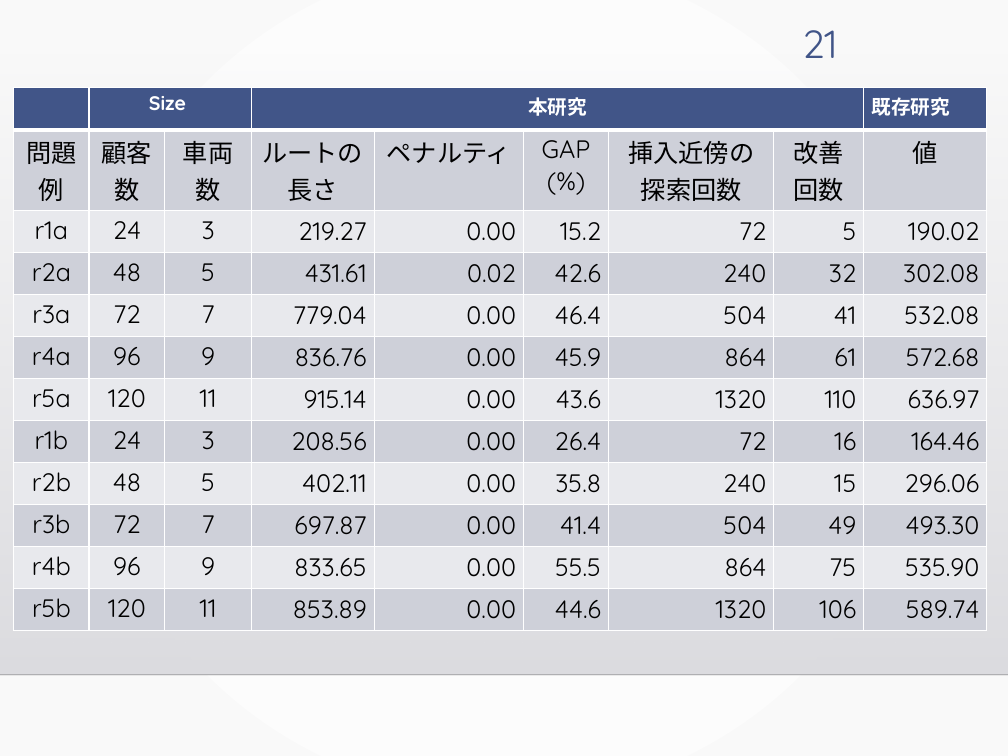
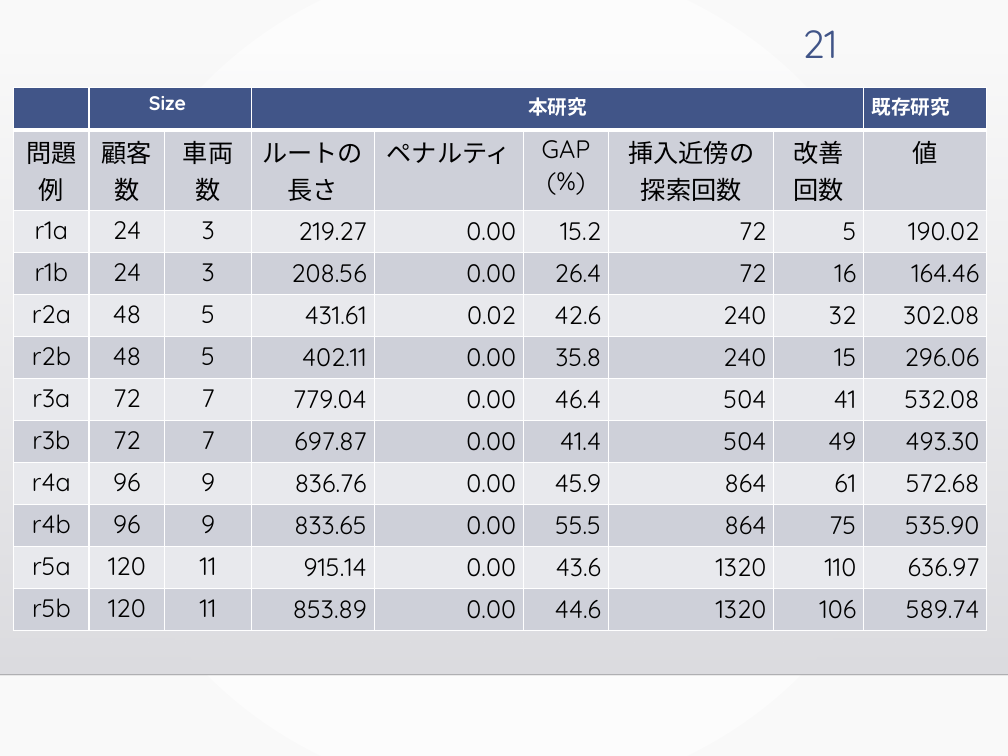
Before and after one commit to kotaro400/DARP, a slide deck: slide 21 of 卒論発表_10分用.pptx. Drawn at 1008x756 pixels with LibreOffice and Linux fonts; fonts in the diff are those of the drawing; background and template pictures are left out. Boxes give left, top, right and bottom in pixels: in the first picture for what was removed or moved away, otherwise in the second. Text is boxed around its words. In the diff, an @@ line names an element or a change of style, - is before the commit and + after.

```diff
--- a/卒論発表_10分用.pptx
+++ b/卒論発表_10分用.pptx
@@ table at (14,88,987,626) @@
+row 4: r1b | 24 | 3 | 208.56 | 0.00 | 26.4 | 72 | 16 | 164.46
+row 6: r2b | 48 | 5 | 402.11 | 0.00 | 35.8 | 240 | 15 | 296.06
+row 8: r3b | 72 | 7 | 697.87 | 0.00 | 41.4 | 504 | 49 | 493.30
+row 10: r4b | 96 | 9 | 833.65 | 0.00 | 55.5 | 864 | 75 | 535.90
-row 8: r1b | 24 | 3 | 208.56 | 0.00 | 26.4 | 72 | 16 | 164.46
-row 9: r2b | 48 | 5 | 402.11 | 0.00 | 35.8 | 240 | 15 | 296.06
-row 10: r3b | 72 | 7 | 697.87 | 0.00 | 41.4 | 504 | 49 | 493.30
-row 11: r4b | 96 | 9 | 833.65 | 0.00 | 55.5 | 864 | 75 | 535.90
```
Also in this commit, not shown: 2 other slides changed.
